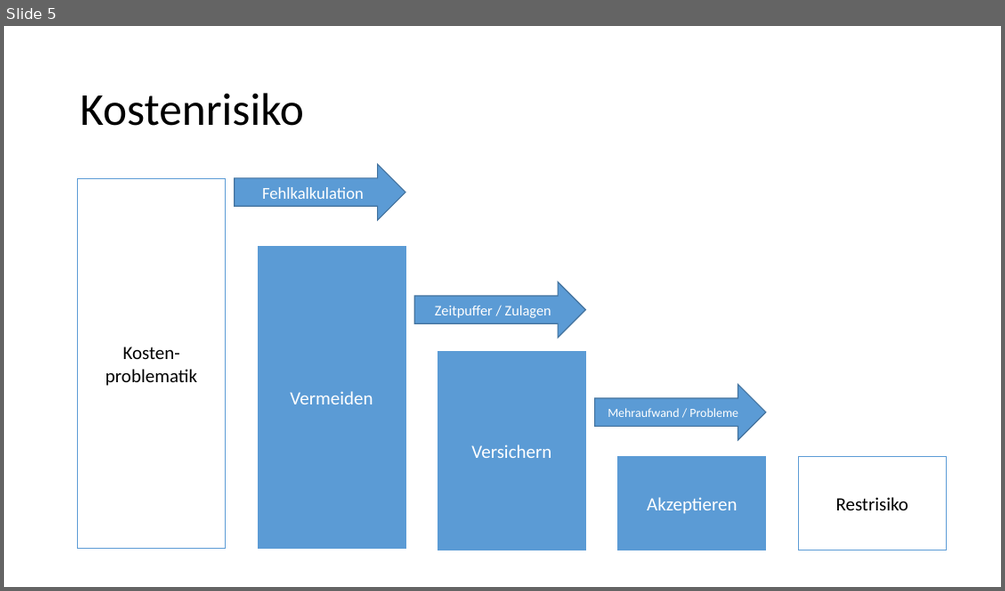
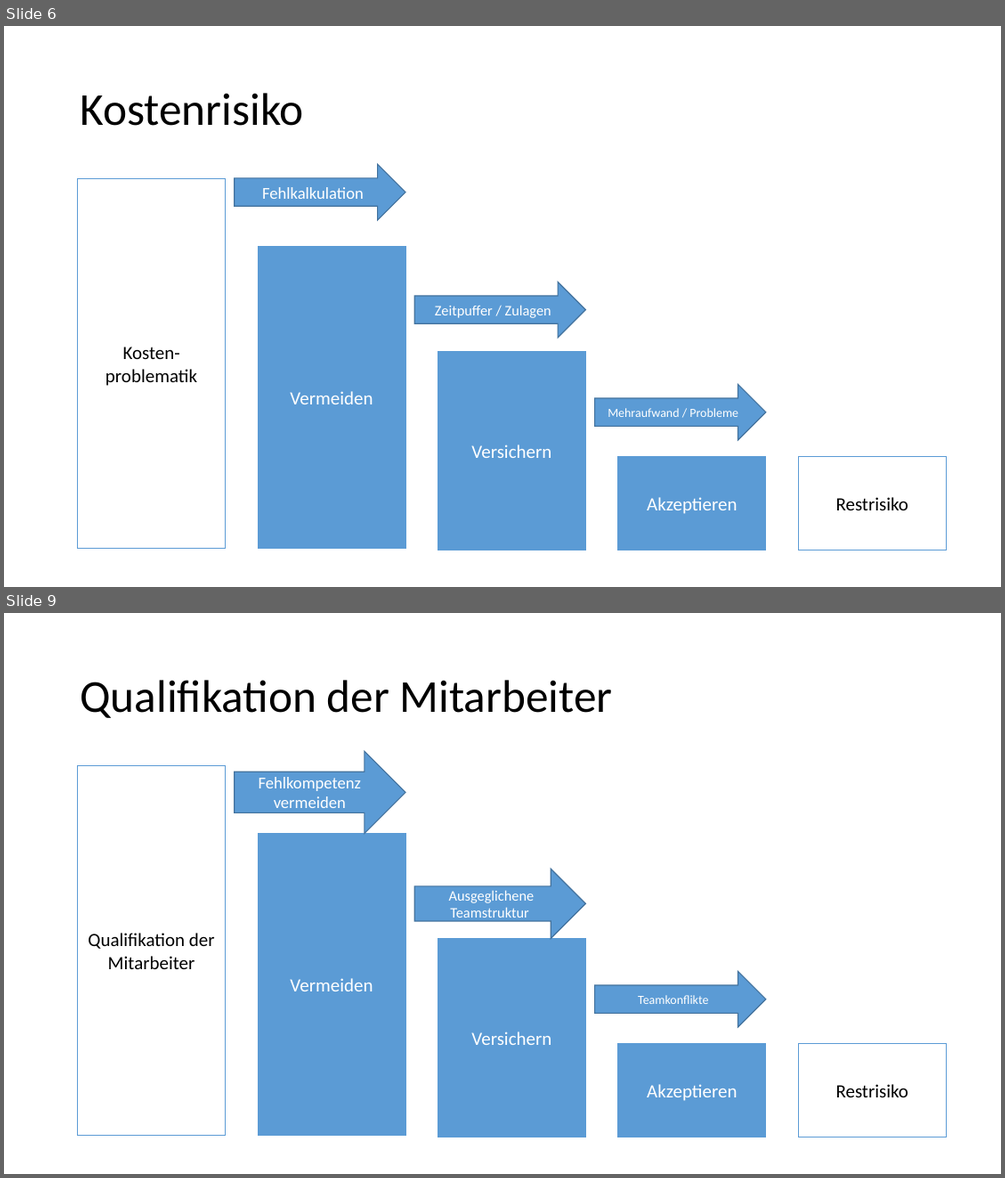
Before and after one commit to Masterarth/PM, a slide deck: documents/projectmanagement/Definition/Risikovermeidung.pptx. Shown one above the other, each under a label of ours: slide 5 before the commit, slides 6 and 9 after it; the slides between them are not shown. The pictures are 1005x591 and 1005x1178 pixels, drawn with LibreOffice and Linux fonts; fonts in the diff are those of the drawing. Boxes give left, top, right and bottom in pixels: in the first picture for what was removed or moved away, otherwise in the second. Text is boxed around its words. In the diff, an @@ line names an element or a change of style, - is before the commit and + after.

```diff
--- a/documents/projectmanagement/Definition/Risikovermeidung.pptx
+++ b/documents/projectmanagement/Definition/Risikovermeidung.pptx
@@ slide 9 added at (4, 613, 1001, 1174), background #FFFFFF @@
@@ title added at (80, 680, 613, 718), 44 pt, text #000000 @@
+Qualifikation der Mitarbeiter
@@ rectangle added at (77, 765, 226, 1135), fill #FFFFFF, outline #5B9BD5 1 pt, 18 pt, text #000000 @@
+Qualifikation der Mitarbeiter
@@ right arrow added at (235, 751, 405, 834), fill #5B9BD5, outline #43739E 1 pt, 16 pt, text #FFFFFF @@
+Fehlkompetenz vermeiden
@@ rectangle added at (258, 834, 405, 1135), fill #5B9BD5, outline #5B9BD5 1 pt, 18 pt, text #FFFFFF @@
+Vermeiden
@@ right arrow added at (414, 868, 586, 938), fill #5B9BD5, outline #43739E 1 pt, 14 pt, text #FFFFFF @@
+Ausgeglichene Teamstruktur
@@ rectangle added at (437, 938, 586, 1136), fill #5B9BD5, outline #5B9BD5 1 pt, 18 pt, text #FFFFFF @@
+Versichern
@@ right arrow added at (595, 971, 766, 1027), fill #5B9BD5, outline #43739E 1 pt, 12 pt, text #FFFFFF @@
+Teamkonflikte
@@ rectangle added at (618, 1044, 766, 1137), fill #5B9BD5, outline #5B9BD5 1 pt, 18 pt, text #FFFFFF @@
+Akzeptieren
@@ rectangle added at (798, 1044, 947, 1137), fill #FFFFFF, outline #5B9BD5 1 pt, 18 pt, text #000000 @@
+Restrisiko
@@ what was slide 5 is now slide 6 @@
```
Also in this commit, not shown: 2 slides changed, 5 other slides added, 9 other files.
